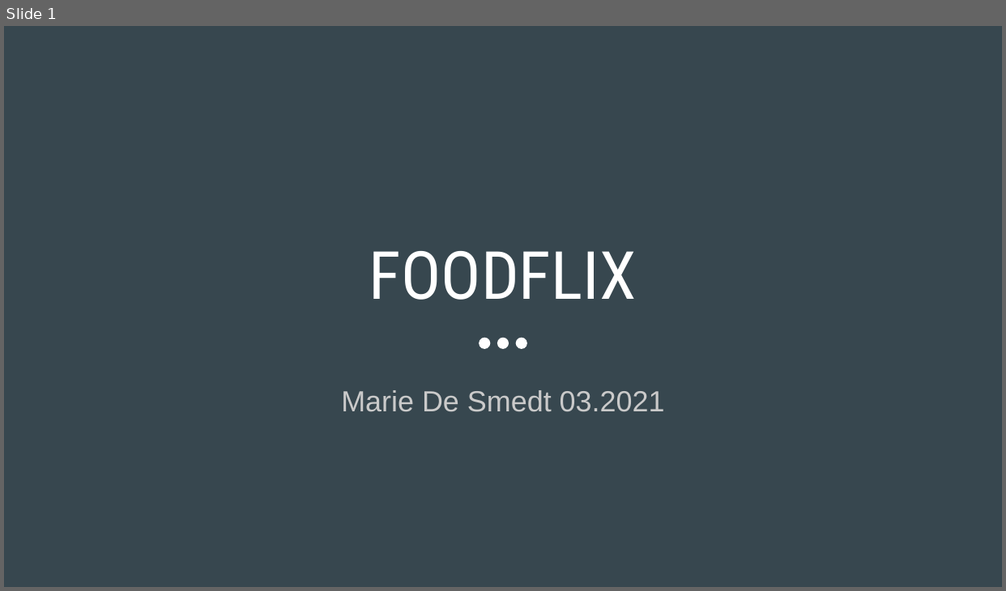
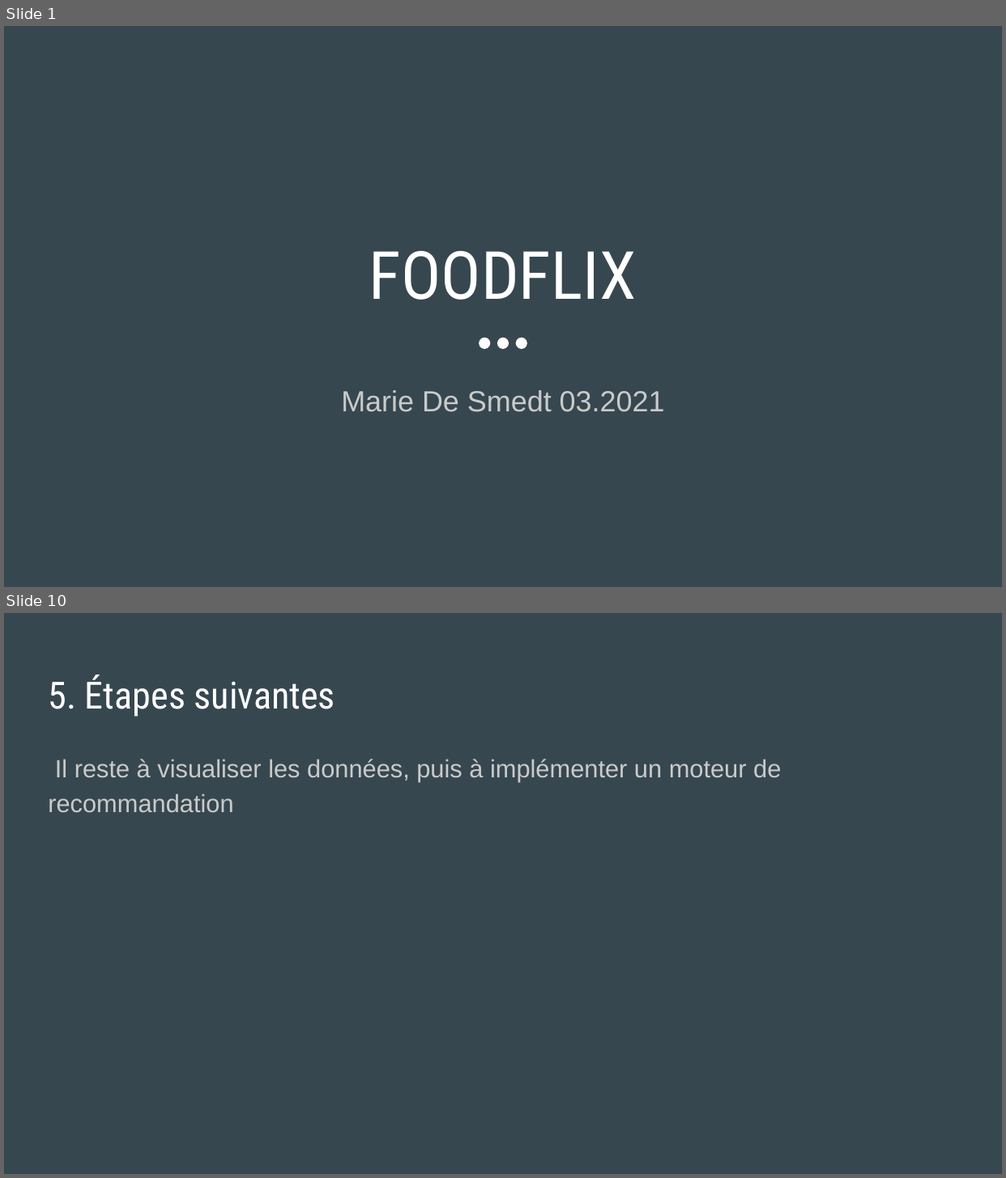
Before and after one commit to MarieDeSmedt/FoodFlix, a slide deck: FOODFLIX.pptx. Shown one above the other, each under a label of ours: slide 1 before the commit, slides 1 and 10 after it; the slides between them are not shown. The pictures are 1006x591 and 1006x1178 pixels, drawn with LibreOffice and Linux fonts; fonts in the diff are those of the drawing. Boxes give left, top, right and bottom in pixels: in the first picture for what was removed or moved away, otherwise in the second. Text is boxed around its words. In the diff, an @@ line names an element or a change of style, - is before the commit and + after.

```diff
--- a/FOODFLIX.pptx
+++ b/FOODFLIX.pptx
@@ slide 10 added at bbox=[4, 613, 1002, 1174], background #37474F @@
@@ title added at bbox=[48, 675, 335, 717], 27 pt, text #FFFFFF @@
+5. Étapes suivantes
@@ text added at bbox=[48, 759, 781, 812], 18 pt, text #CACACA @@
+Il reste à visualiser les données, puis à implémenter un moteur de recommandation
```
Also in this commit, not shown: 4 slides changed, 5 other slides added, 4 slides removed.
